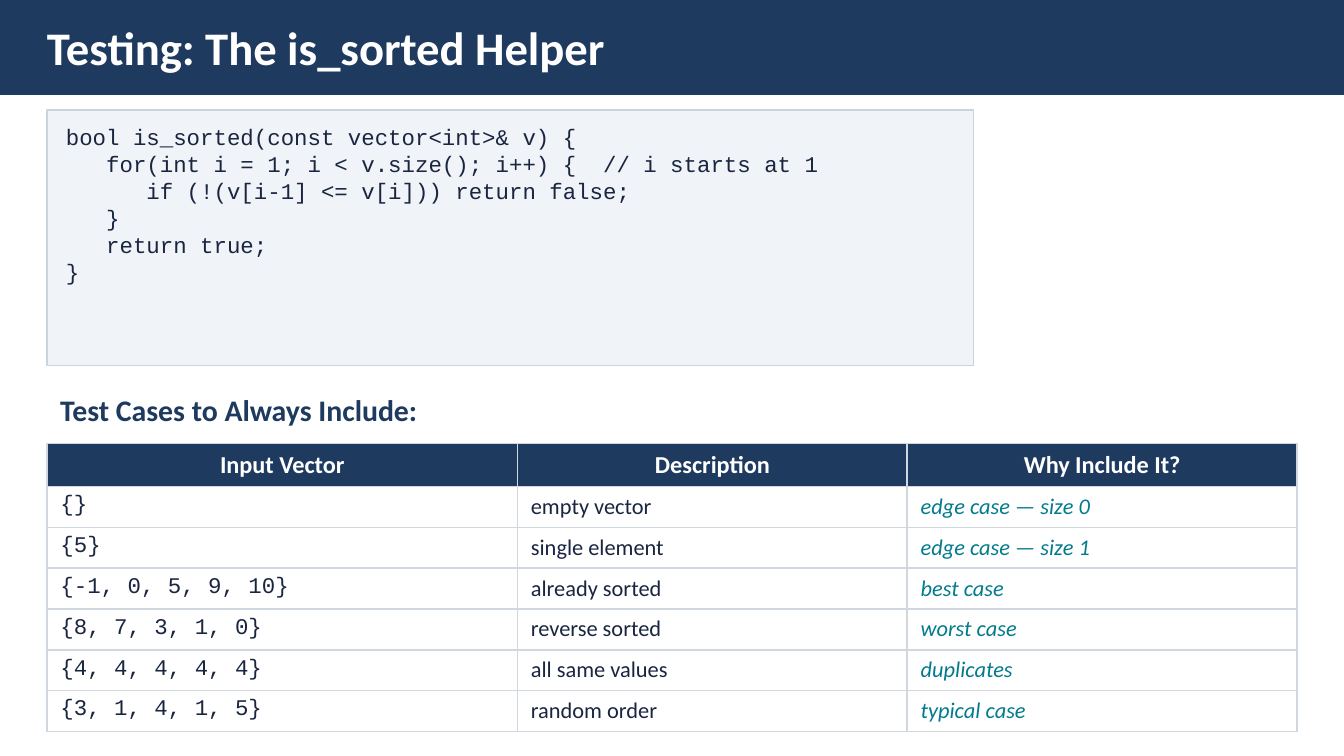
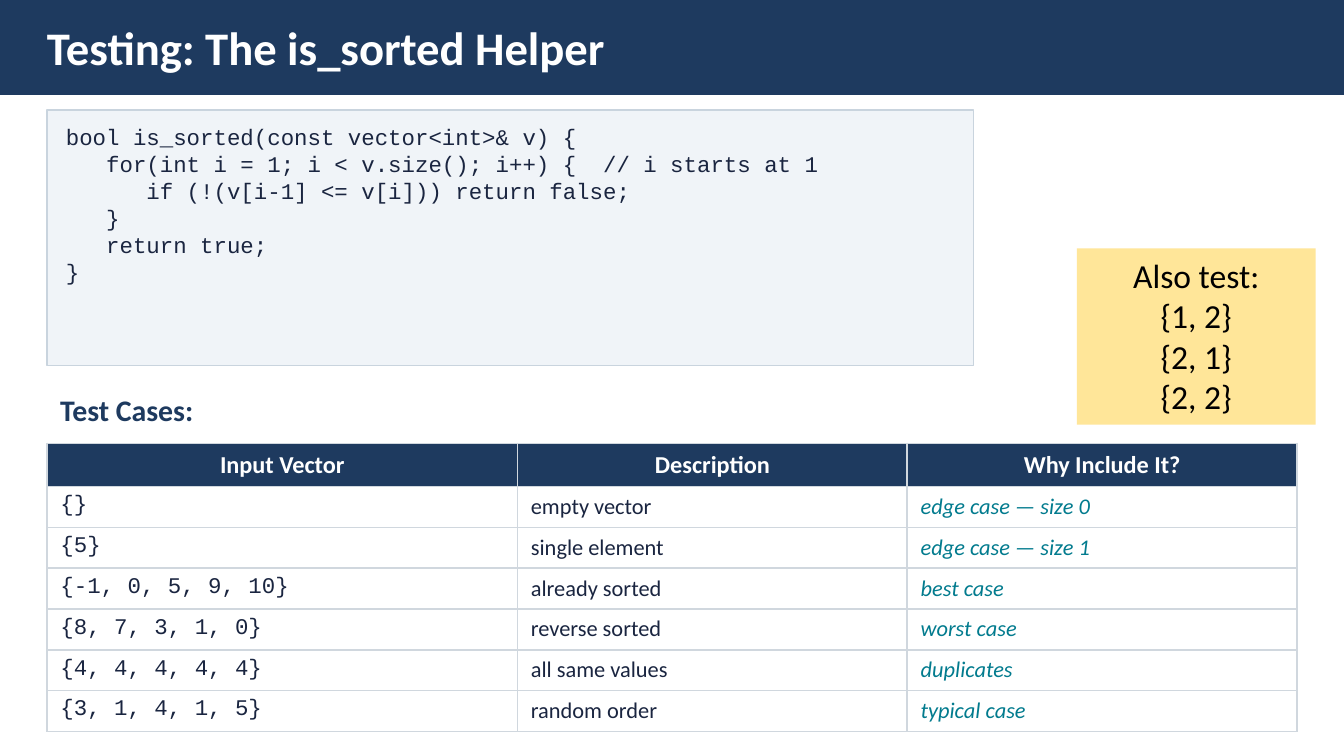
Before and after one commit to tjd1234/cmpt125spring2026, a slide deck: slide 6 of notes/week11/BasicSorting.pptx. Drawn at 1344x756 pixels with LibreOffice and Linux fonts; fonts in the diff are those of the drawing. Boxes give left, top, right and bottom in pixels: in the first picture for what was removed or moved away, otherwise in the second. Text is boxed around its words. In the diff, an @@ line names an element or a change of style, - is before the commit and + after.

```diff
--- a/notes/week11/BasicSorting.pptx
+++ b/notes/week11/BasicSorting.pptx
@@ rectangle added at (x1=1077, y1=249, x2=1316, y2=425), fill #FFE699, 18 pt, text #000000 @@
+Also test:
+{1, 2}
+{2, 1}
+{2, 2}
@@ text at (x1=60, y1=401, x2=193, y2=422): text changed @@
-Test Cases to Always Include:
+Test Cases:
```
Also in this commit, not shown: 8 other slides changed, 21 other files.
